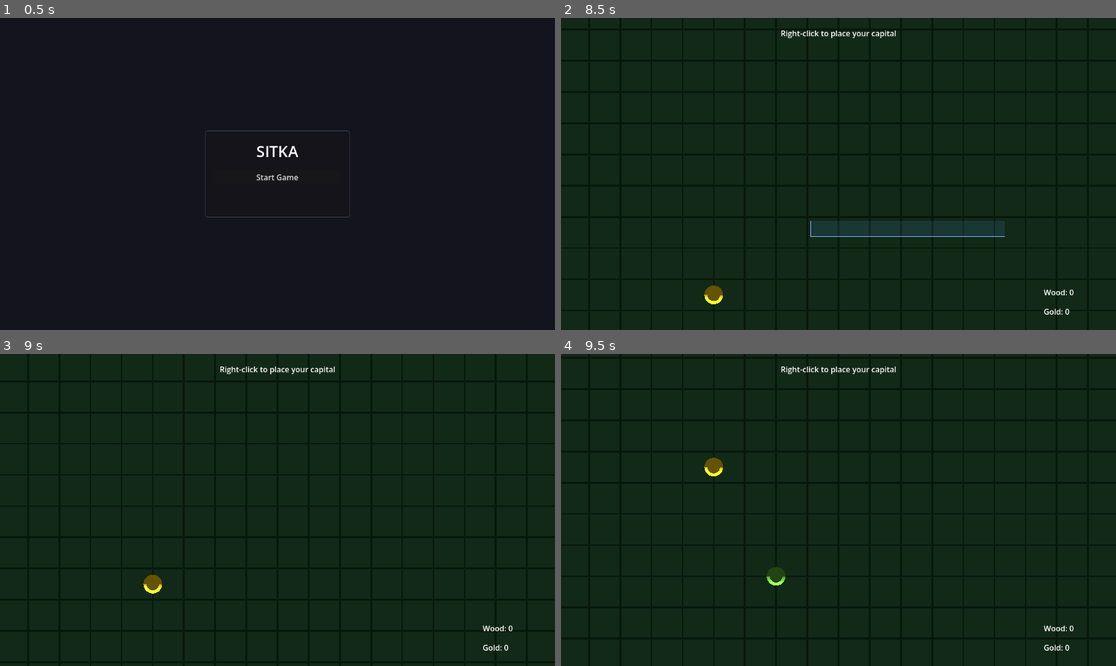
Above: before the commit, frames 1-4 (two rows, left to right).
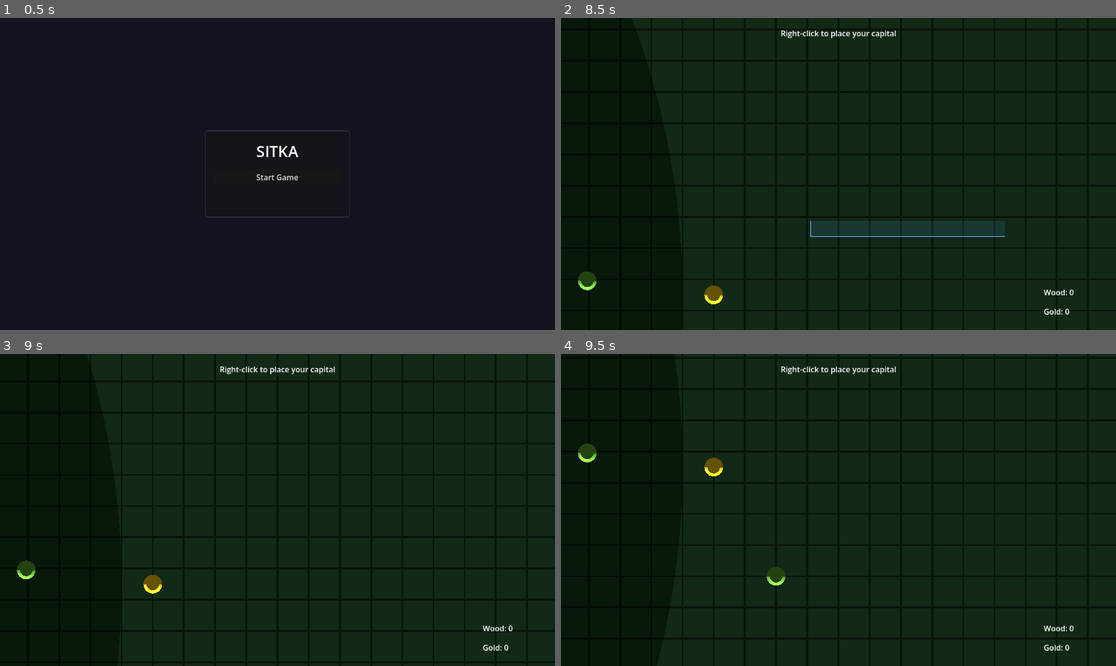
Above: after the commit, the same moments.

Repository: forsman5/sitka
Game: Godot game, scene res://scenes/ui/main_menu.tscn
Two runs of this game, one before a commit and one after it. Both use one fixed random seed, a clock stepped at 60 frames per second and the inputs below.
Inputs (mouse positions are in pixels of both pictures, inside the frame that each line leads up to):
- Up to frame 1 (0.5 s): no input
- Up to frame 2 (8.5 s): click "Start Game" at 0.5 s; tap Enter every 0.75 s from 1.25 to 5 s; move the mouse to (810, 236) at 1.27 s; hold Up (ui_up) 1.28-2 s; click (810, 236) at 1.42 s; drag from (1005, 220) to (810, 236) at 2.02 s; move the mouse to (672, 127) at 2.77 s; hold Left (ui_left) 2.78-3.5 s; drag from (866, 174) to (672, 127) at 3.52 s; move the mouse to (755, 96) at 4.27 s; hold Down (ui_down) 4.28-5 s; drag from (960, 158) to (755, 96) at 5.02 s; move the mouse to (727, 189) at 5.77 s; hold Up (ui_up) 5.78-6.5 s; click (727, 189) at 5.92 s; drag from (894, 105) to (727, 189) at 6.52 s; move the mouse to (810, 236) at 7.27 s; hold Right (ui_right) 7.28-8 s; drag from (1005, 220) to (810, 236) at 8.02 s
- Up to frame 3 (9 s): move the mouse to (111, 463) at 8.77 s; hold Down (ui_down) from 8.78 s (still down)
- Up to frame 4 (9.5 s): keep holding Down (ui_down)

Frame 1 is identical in both runs. In frame 2, 0.2% of the frame differs, in the area x 3-7%, y 81-88%; in frame 3, 0.2%; in frame 4, 0.2%, in the area x 3-7%, y 28-35%.

Commit message:
Add biome system and forest tree spawning
Terrain shader computes grassland/forest/town biomes per-fragment.
Forest is a 50-unit circle offset left of the gold mine; town appears
around the placed capital. ForestManager spawns harvestable wood
resource nodes into the forest on a Poisson-process timer, retrying
up to 10 positions per tick to handle off-map rejections efficiently.

Co-Authored-By: Claude Sonnet 4.6 <noreply@anthropic.com>

Diff:
--- a/scenes/world/world.tscn
+++ b/scenes/world/world.tscn
@@ -8,6 +8,7 @@
 [ext_resource type="PackedScene" path="res://scenes/ui/hud.tscn" id="6_hud"]
 [ext_resource type="PackedScene" path="res://scenes/entities/resource_node_wood.tscn" id="7_wood"]
 [ext_resource type="PackedScene" path="res://scenes/ui/escape_menu.tscn" id="8_escape"]
+[ext_resource type="Script" path="res://scripts/world/forest_manager.gd" id="9_forest"]
 
 [sub_resource type="Environment" id="Env_1"]
 background_mode = 1
@@ -25,10 +26,15 @@
 code = "shader_type spatial;
 render_mode diffuse_lambert;
 
-uniform vec4 base_color : source_color = vec4(0.25, 0.42, 0.25, 1.0);
-uniform vec4 line_color : source_color = vec4(0.15, 0.28, 0.15, 1.0);
+uniform vec4 grassland_color : source_color = vec4(0.25, 0.42, 0.25, 1.0);
+uniform vec4 forest_color : source_color = vec4(0.16, 0.28, 0.16, 1.0);
+uniform vec4 town_color : source_color = vec4(0.50, 0.46, 0.36, 1.0);
 uniform float cell_size : hint_range(0.5, 10.0, 0.5) = 2.0;
 uniform float line_width : hint_range(0.01, 0.3, 0.01) = 0.06;
+uniform vec2 capital_pos = vec2(9999.0, 9999.0);
+uniform float town_radius = 6.0;
+uniform vec2 forest_center = vec2(-60.0, -3.0);
+uniform float forest_radius = 50.0;
 
 varying vec3 world_pos;
 
@@ -37,12 +43,24 @@
 }
 
 void fragment() {
-	vec2 p = world_pos.xz;
-	vec2 grid = fract(p / cell_size);
+	vec2 tile_pos = world_pos.xz;
+	float dist_capital = distance(tile_pos, capital_pos);
+	float dist_forest = distance(tile_pos, forest_center);
+
+	vec3 biome;
+	if (dist_capital <= town_radius) {
+		biome = town_color.rgb;
+	} else if (dist_forest <= forest_radius) {
+		biome = forest_color.rgb;
+	} else {
+		biome = grassland_color.rgb;
+	}
+
+	vec2 grid = fract(tile_pos / cell_size);
 	float lw = line_width / cell_size;
 	float gx = step(1.0 - lw, grid.x) + step(grid.x, lw);
 	float gz = step(1.0 - lw, grid.y) + step(grid.y, lw);
-	ALBEDO = mix(base_color.rgb, line_color.rgb, clamp(gx + gz, 0.0, 1.0));
+	ALBEDO = mix(biome, biome * 0.6, clamp(gx + gz, 0.0, 1.0));
 	ROUGHNESS = 1.0;
 	METALLIC = 0.0;
 }
@@ -135,6 +153,9 @@
 
 [node name="EscapeMenu" parent="." instance=ExtResource("8_escape")]
 
+[node name="ForestManager" type="Node" parent="."]
+script = ExtResource("9_forest")
+
 [node name="SelectionUI" type="CanvasLayer" parent="."]
 
 [node name="SelectionBox" type="Panel" parent="SelectionUI"]
--- /dev/null
+++ b/scripts/world/forest_manager.gd
@@ -0,0 +1,45 @@
+extends Node
+
+const TreeScene = preload("res://scenes/entities/resource_node_wood.tscn")
+
+@export var mean_spawn_time: float = 3.0
+@export var min_tree_spacing: float = 4.0
+@export var forest_center: Vector2 = Vector2(-60.0, -3.0)
+@export var forest_radius: float = 50.0
+
+var _trees: Array[Node3D] = []
+
+func _ready() -> void:
+	_spawn_loop()
+
+func _spawn_loop() -> void:
+	while is_inside_tree():
+		var wait := randf_range(mean_spawn_time * 0.5, mean_spawn_time * 2.0)
+		await get_tree().create_timer(wait).timeout
+		if not is_inside_tree():
+			break
+		_attempt_spawn()
+
+func _attempt_spawn() -> void:
+	for _i in range(10):
+		var angle := randf() * TAU
+		var r := sqrt(randf()) * forest_radius
+		var pos := Vector3(
+			forest_center.x + r * cos(angle),
+			0.0,
+			forest_center.y + r * sin(angle)
+		)
+		if absf(pos.x) > 49.0 or absf(pos.z) > 49.0:
+			continue
+		var too_close := false
+		for tree in _trees:
+			if is_instance_valid(tree) and tree.global_position.distance_to(pos) < min_tree_spacing:
+				too_close = true
+				break
+		if too_close:
+			continue
+		var tree: Node3D = TreeScene.instantiate() as Node3D
+		get_parent().add_child(tree)
+		tree.global_position = pos
+		_trees.append(tree)
+		return
--- a/scripts/world/placement_manager.gd
+++ b/scripts/world/placement_manager.gd
@@ -18,9 +18,19 @@
 	var building: Node3D = BuildingScene.instantiate() as Node3D
 	get_parent().add_child(building)
 	building.global_position = pos
+	_update_town_biome(pos)
 	for p in get_tree().get_nodes_in_group("persons"):
 		(p as Node3D).show()
 	queue_free()
+
+func _update_town_biome(pos: Vector3) -> void:
+	var mesh := get_parent().get_node("NavigationRegion3D/Terrain/MeshInstance3D") as MeshInstance3D
+	if mesh == null:
+		return
+	var mat := mesh.get_surface_override_material(0) as ShaderMaterial
+	if mat == null:
+		return
+	mat.set_shader_parameter("capital_pos", Vector2(pos.x, pos.z))
 
 func _raycast_y0(screen_pos: Vector2) -> Vector3:
 	var camera := get_viewport().get_camera_3d()
Not shown: 1 places in scenes/world/world.tscn that only renumber resources
Not shown, added: scripts/world/forest_manager.gd.uid
